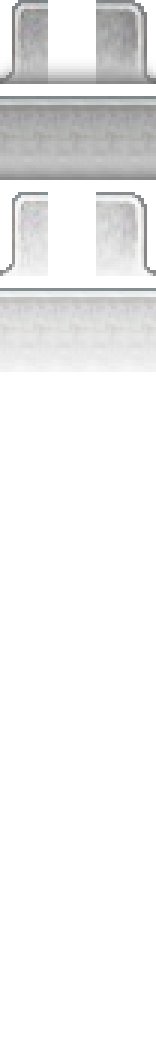
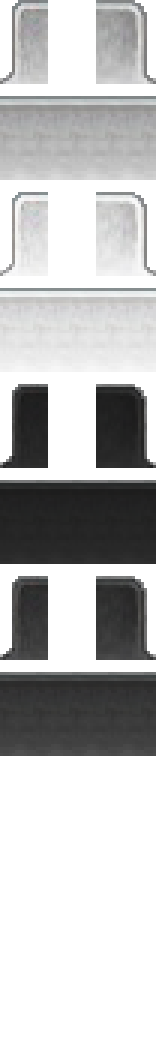
Two versions of the same layered image (156px x 1062px). Layer-by-layer changes:
added group "black" with 12 layers above "grey" over (x1=0, y1=384, x2=156, y2=756)
added group "inactive" (1st of 2, in "black") with 6 layers in group "black" over (x1=0, y1=384, x2=156, y2=564)
added layer "middle repeat" (1st of 4, in "black" › "inactive") in group "inactive" over (x1=0, y1=480, x2=156, y2=564)
added layer "corner_right" (1st of 4, in "black" › "inactive") in group "inactive" over (x1=96, y1=384, x2=156, y2=468)
added layer "corner_left" (1st of 4, in "black" › "inactive") in group "inactive" over (x1=0, y1=384, x2=48, y2=468)
added group "active" (1st of 2, in "black") with 4 layers in group "black" over (x1=0, y1=576, x2=156, y2=756)
added layer "middle repeat" (2nd of 4, in "black" › "active") in group "active" over (x1=0, y1=672, x2=156, y2=756)
added layer "corner_right" (2nd of 4, in "black" › "active") in group "active" over (x1=96, y1=576, x2=156, y2=660)
added layer "corner_left" (2nd of 4, in "black" › "active") in group "active" over (x1=0, y1=576, x2=48, y2=660)
hid "shadow Kopie" (2nd of 2, in "grey" › "inactive") over (x1=0, y1=150, x2=156, y2=180)
hid "shadow" (2nd of 2, in "grey" › "inactive") over (x1=0, y1=54, x2=156, y2=84)
painted on "corner_left" (3rd of 4, in "grey" › "inactive") over (x1=0, y1=72, x2=12, y2=81)
painted on "corner_left" (4th of 4, in "grey" › "active") over (x1=0, y1=264, x2=12, y2=273)
